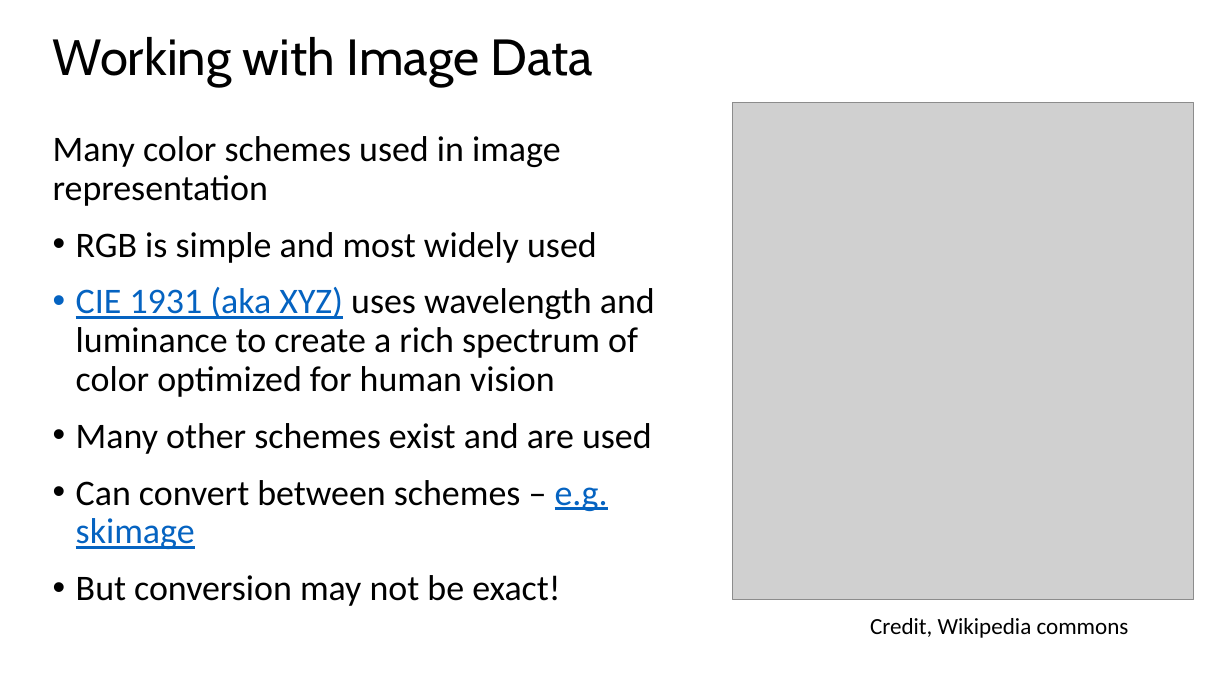
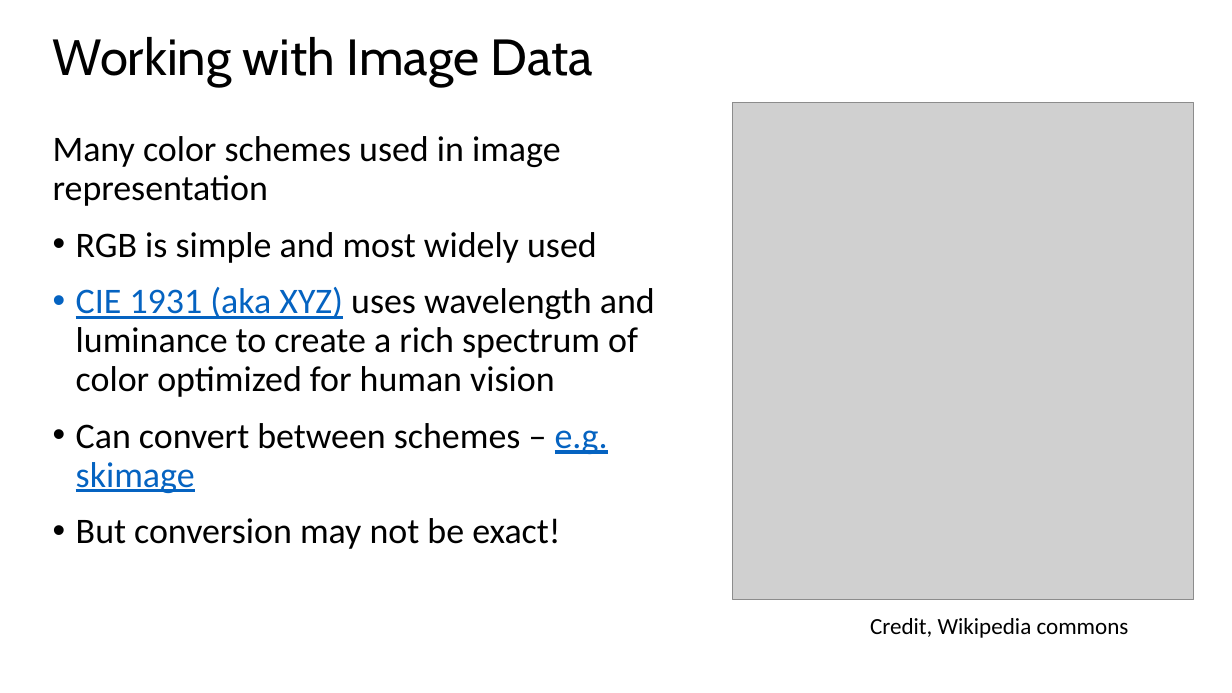
Before and after one commit to StephenElston/CSCI-E25, a slide deck: slide 28 of Slides/1_Introduction.pptx. Drawn at 1232x693 pixels with LibreOffice and Linux fonts; fonts in the diff are those of the drawing; grey boxes stand for pictures. Boxes give left, top, right and bottom in pixels: in the first picture for what was removed or moved away, otherwise in the second. Text is boxed around its words. In the diff, an @@ line names an element or a change of style, - is before the commit and + after.

Commit message:
Corrected typos noticed in lecture

```diff
--- a/Slides/1_Introduction.pptx
+++ b/Slides/1_Introduction.pptx
@@ text at box(76, 423, 652, 454): paragraph removed @@
-• Many other schemes exist and are used
```
Also in this commit, not shown: 8 other slides changed.
